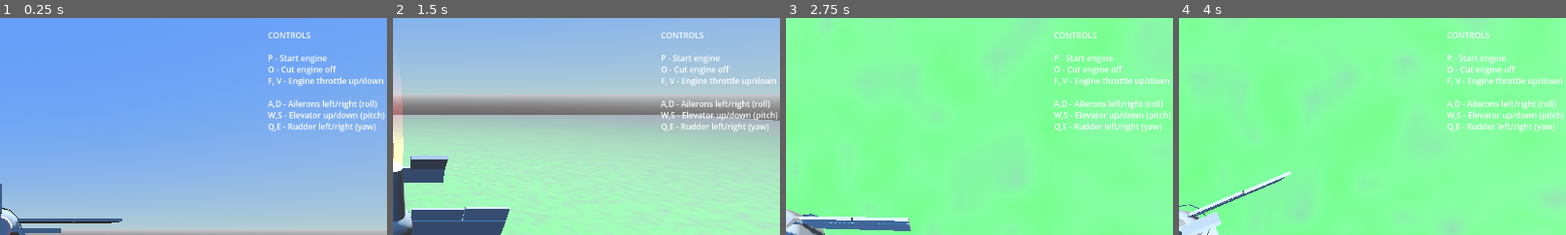
Above: before the commit, frames 1-4 (left to right).
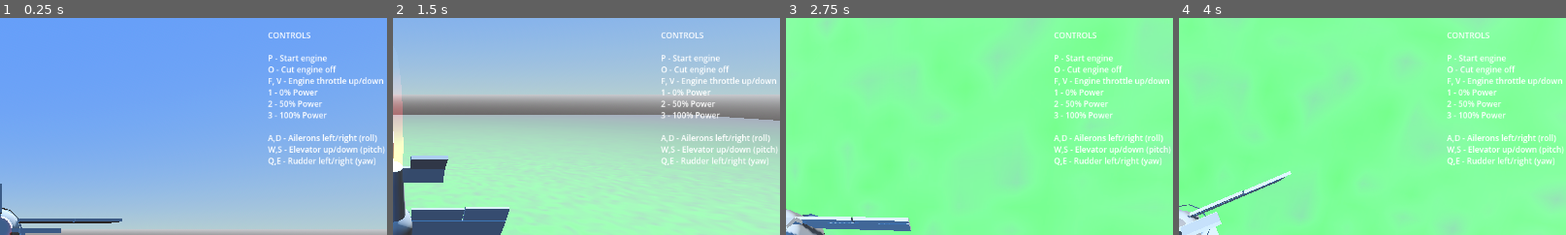
Above: after the commit, the same moments.

Repository: 100-Devs-1-Game/UndeadReckoning
Game: Godot game, scene res://test/aircraft_balancing_test.tscn
Same seed, same stepped clock (60 frames per second), same inputs: the game is played once before the commit and once after it. This scene is started directly instead of the project's main scene. Sound files missing from this copy of the repository are replaced by a short silence.
Inputs (mouse positions are % of the whole screen's width and height, from its top left):
- Up to frame 1 (0.25 s): no input
- Up to frame 2 (1.5 s): tap Enter at 0.5 s; move the mouse to (49, 52) at 0.52 s; hold W from 0.53 s (still down); tap Z at 0.6 s; tap Space at 0.77, 1.07 s; move the mouse to (57, 51) at 1.27 s; tap P at 1.35 s
- Up to frame 3 (2.75 s): keep holding W; tap Space at 1.52, 1.82 s; move the mouse to (42, 49) at 2.02 s; tap O at 2.1 s
- Up to frame 4 (4 s): move the mouse to (51, 50) at 2.77 s; release W at 2.78 s; hold A 2.78-3.53 s; tap F at 2.85 s; tap Space at 3.02, 3.32, 3.77 s; move the mouse to (46, 48) at 3.52 s; hold W from 3.53 s (still down); tap V at 3.6 s
The pictures show only the part of the screen within x 50-100%, y 1-51%; the shares and areas given below are measured in that part.

The runs differ from the first frame. In frame 1, 3.0% of the frame differs, in the area x 69-100%, y 32-69%; in frame 2, 2.7%; in frame 3, 3.0%; in frame 4, 3.0%.

Commit message:
Add 1,2,3 keys to legend

Diff:
--- a/src/plane/our_aircraft.tscn
+++ b/src/plane/our_aircraft.tscn
@@ -208,6 +208,9 @@
 P - Start engine
 O - Cut engine off
 F, V - Engine throttle up/down
+1 - 0% Power
+2 - 50% Power
+3 - 100% Power
 
 A,D - Ailerons left/right (roll)
 W,S - Elevator up/down (pitch)
